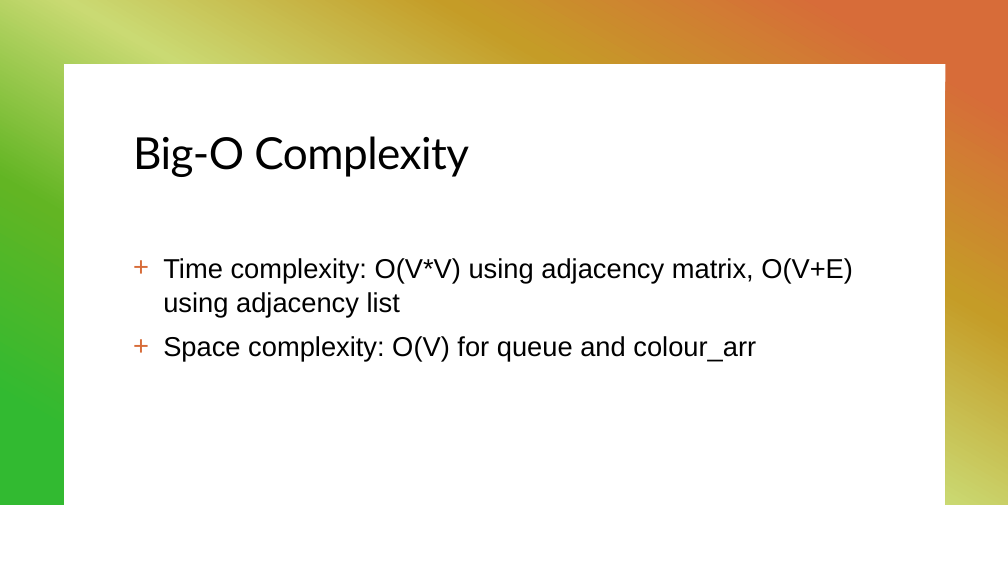
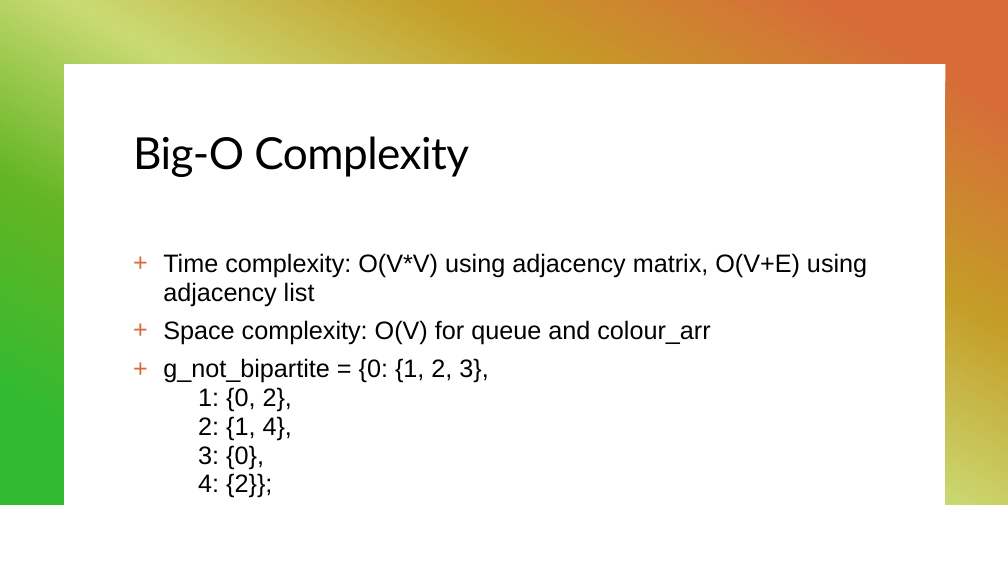
Before and after one commit to KarinaSang/Teaching, a slide deck: slide 8 of CCC_Senior/Week3/Week3.pptx. Drawn at 1008x567 pixels with LibreOffice and Linux fonts; fonts in the diff are those of the drawing. Boxes give left, top, right and bottom in pixels: in the first picture for what was removed or moved away, otherwise in the second. Text is boxed around its words. In the diff, an @@ line names an element or a change of style, - is before the commit and + after.

```diff
--- a/CCC_Senior/Week3/Week3.pptx
+++ b/CCC_Senior/Week3/Week3.pptx
@@ text at [163, 253, 867, 345]: size 26 to 24.1 pt in "Time complexity: O(V*V) using adjacency matrix, O(V+E) ...", "Space complexity: O(V) for queue and colour_arr"; line spacing 1.05 to 0.95 @@
@@ text at [163, 358, 488, 498]: paragraph added @@
++ g_not_bipartite = {0: {1, 2, 3},
+  1: {0, 2},
+  2: {1, 4},
+  3: {0},
+  4: {2}};
```
Also in this commit, not shown: 10 other files.
